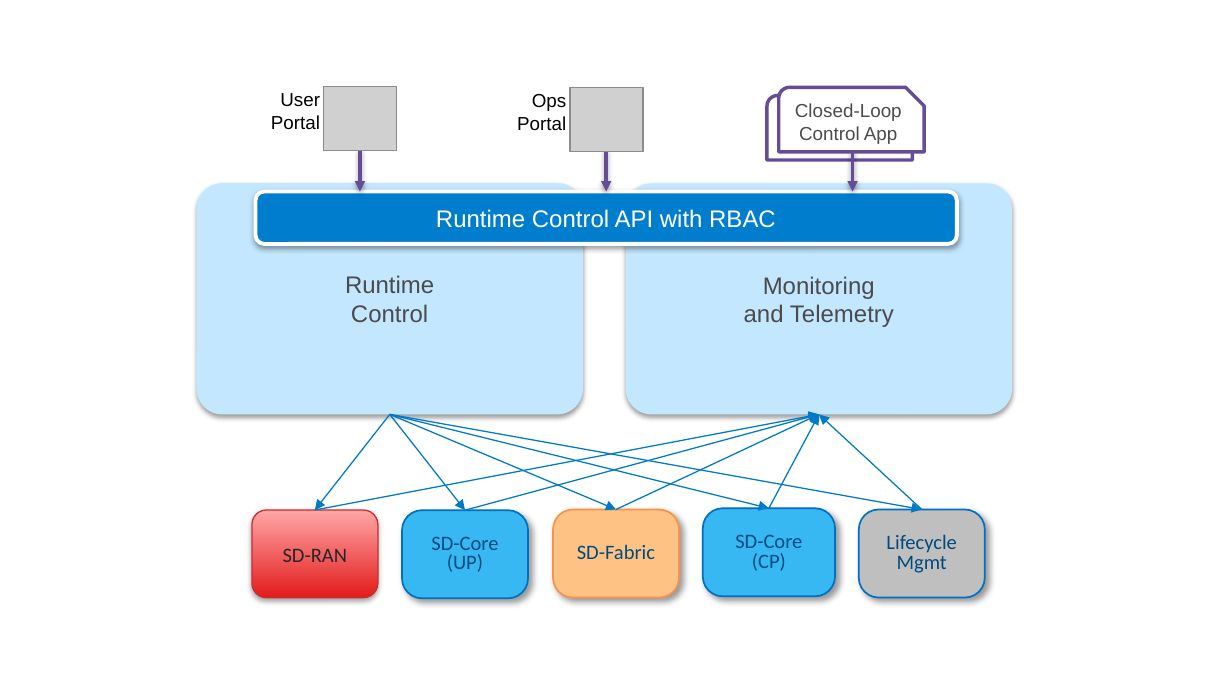
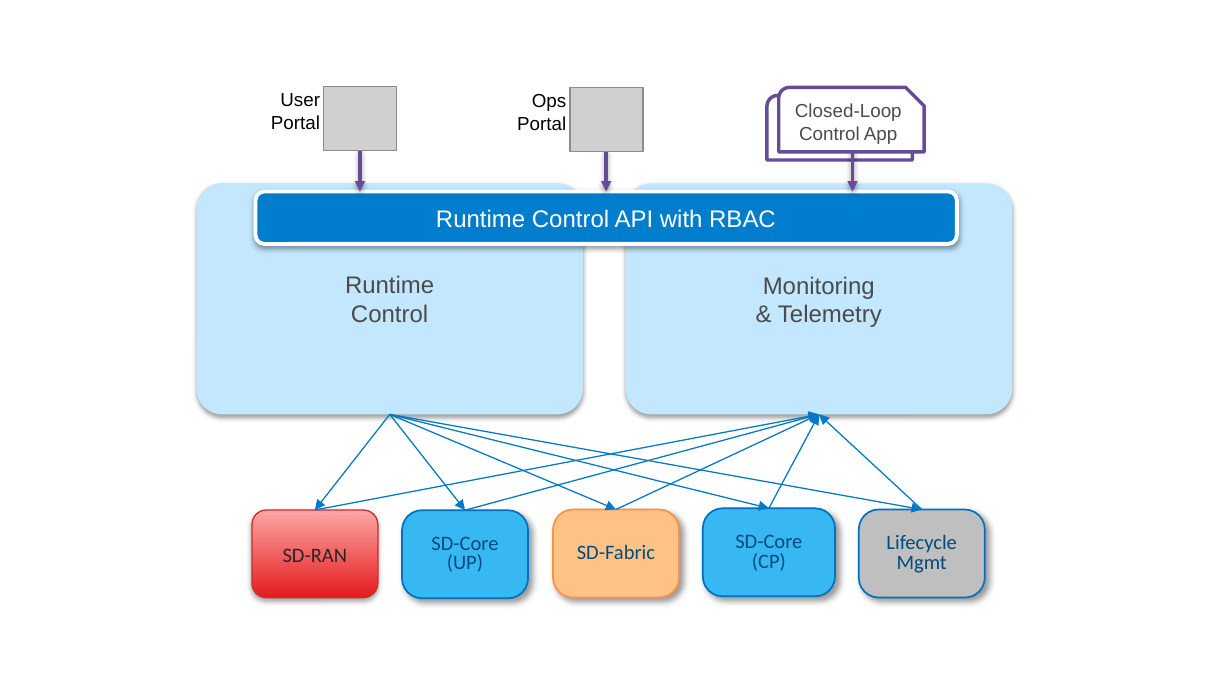
Before and after one commit to SystemsApproach/ops, a slide deck: slide 17 of figures.pptx. Drawn at 1232x693 pixels with LibreOffice and Linux fonts; fonts in the diff are those of the drawing; grey boxes stand for pictures. Boxes give left, top, right and bottom in pixels: in the first picture for what was removed or moved away, otherwise in the second. Text is boxed around its words. In the diff, an @@ line names an element or a change of style, - is before the commit and + after.

Commit message:
reconciled earlier chapters

```diff
--- a/figures.pptx
+++ b/figures.pptx
@@ text in rounded rectangle at (778,304,882,327): text changed @@
-and Telemetry
+& Telemetry
```
